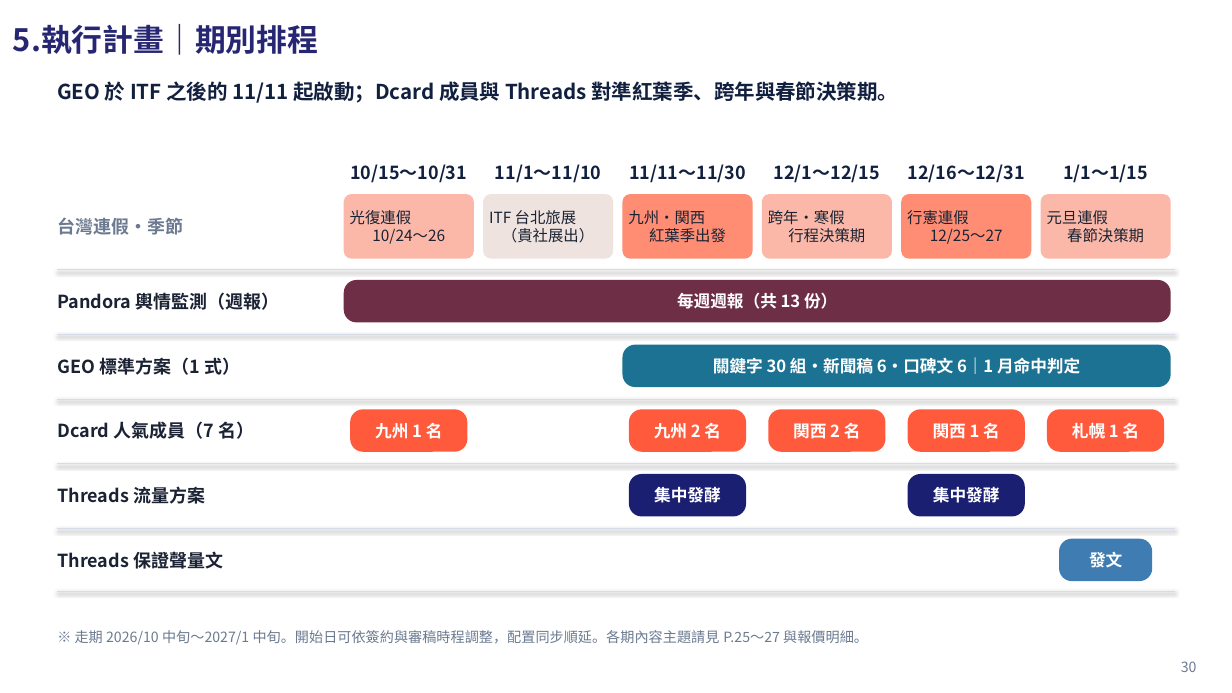
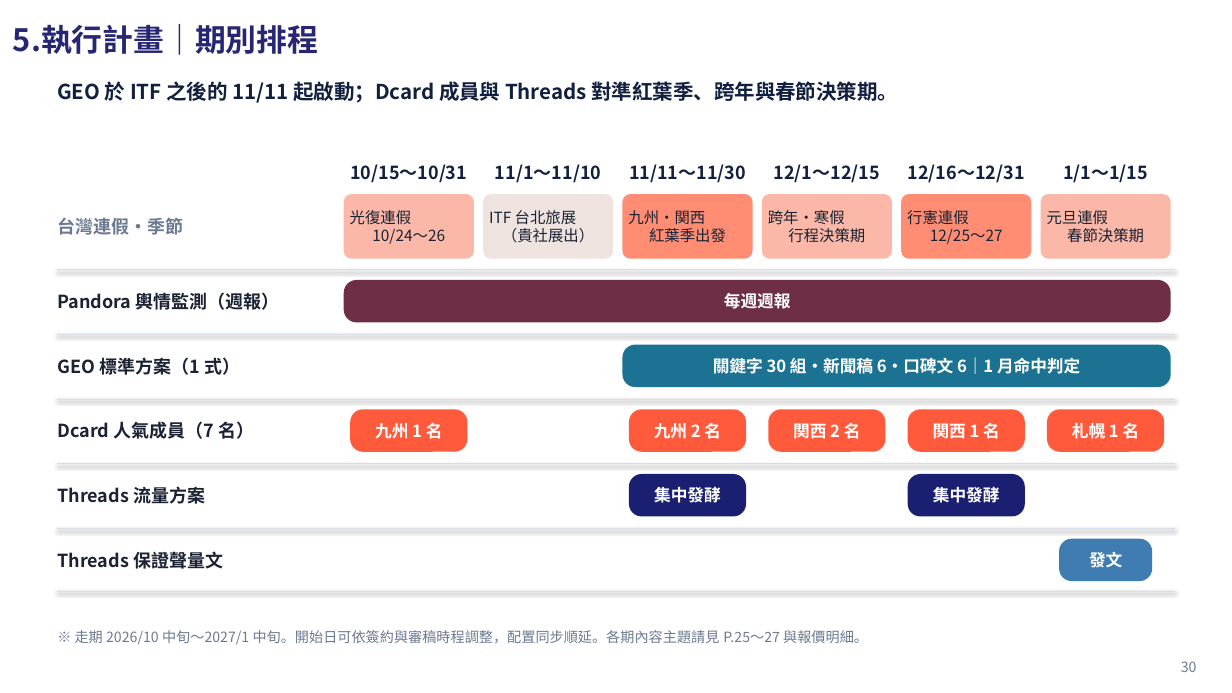
Before and after one commit to shelleychenyi/proposal, a slide deck: slide 30 of SMBC三井住友/9:19-v.5_【SMCC様】_Visaタッチ_線上施策提案_中文版.pptx. Drawn at 1232x693 pixels with LibreOffice and Linux fonts; fonts in the diff are those of the drawing; background and template pictures are left out. Boxes give left, top, right and bottom in pixels: in the first picture for what was removed or moved away, otherwise in the second. Text is boxed around its words. In the diff, an @@ line names an element or a change of style, - is before the commit and + after.

```diff
--- a/SMBC三井住友/9:19-v.5_【SMCC様】_Visaタッチ_線上施策提案_中文版.pptx
+++ b/SMBC三井住友/9:19-v.5_【SMCC様】_Visaタッチ_線上施策提案_中文版.pptx
@@ text in rounded rectangle at bbox=[724, 293, 791, 309]: text changed @@
-每週週報（共 13 份）
+每週週報
```
Also in this commit, not shown: 1 other file.
